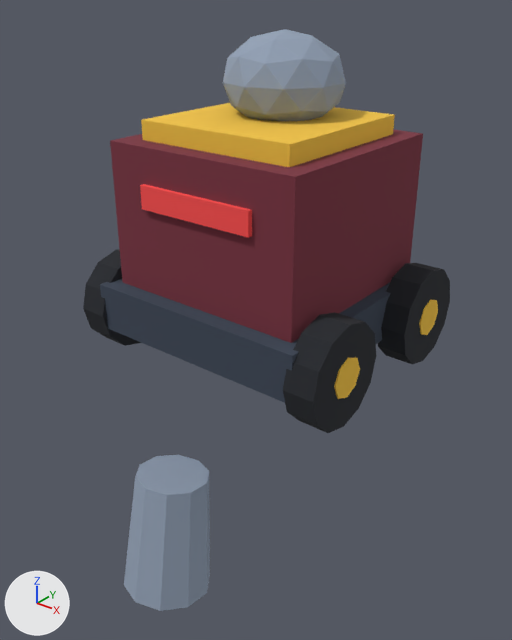
Before and after pictures for a commit that changed the FBX model Assets/Trickshot/Resources/Models/robot_boss.fbx.
Rendered twice from a 50 mm camera at (2.95, -3.74, 2.58) aimed at (0.1, -0.18, 0.37). Arrows for +X, +Y and +Z are at lower left; the lights stay in place. The older version comes first. Where no turn or scale is listed for an object, it has been applied to the vertices.

Objects in the first picture: 'Body', 'Cannon', 'Wheel1', 'Wheel2', 'Wheel3'.
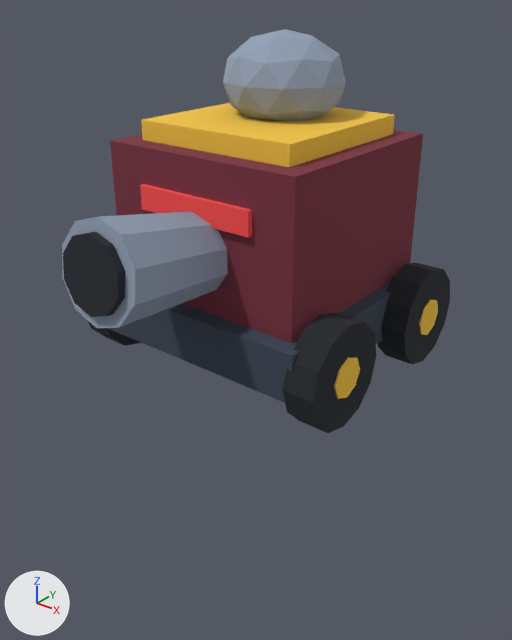
The change, as a list of edits to the scene's bpy script:
```text
Change ob_cannon:
    ob_cannon.rotation_euler: (1.571, 0.0, 0.0) -> (0.0, 0.0, 0.0)  # degrees (90, 0, 0) -> degrees (0, 0, 0)
    ob_cannon.location: (0.0, -0.55, 0.98) -> (0.0, 0.98, 0.55)
```

Where the change shows, as pixel boxes (x1, y1, x2, y2) in the pictures (512 x 640 px):
'Cannon', moved, turned: before (124, 455, 210, 611); after (62, 211, 228, 328)
'Wheel2', unchanged, covered by the edit: before (83, 249, 141, 346); after (88, 321, 141, 346)
